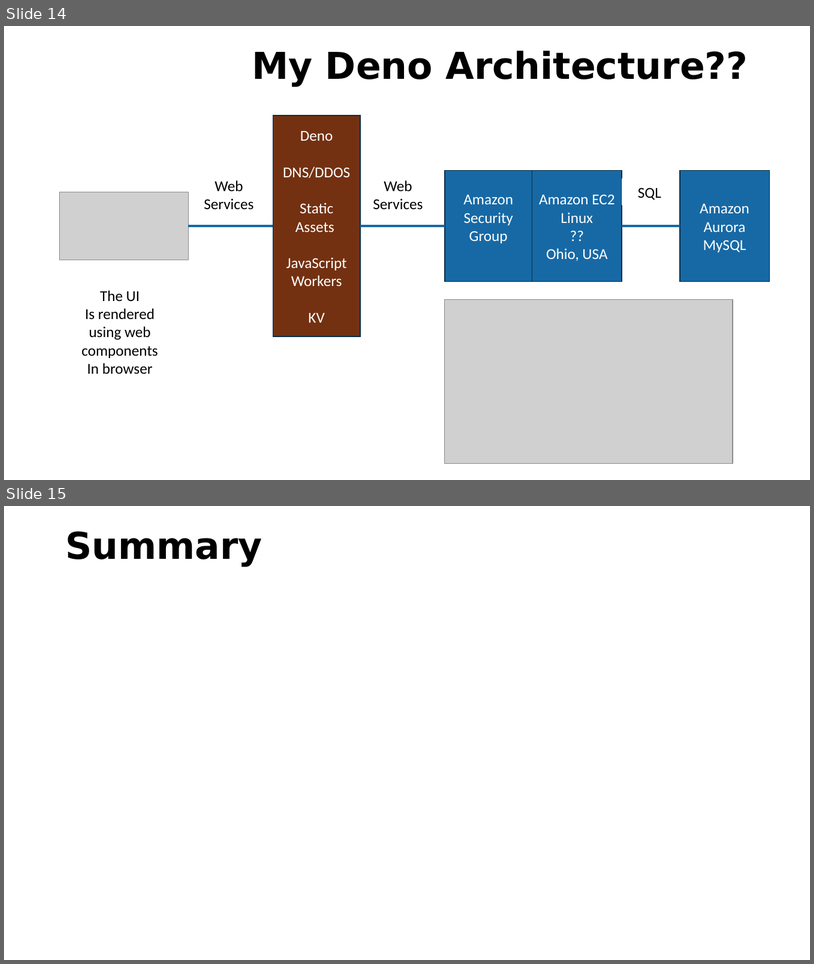
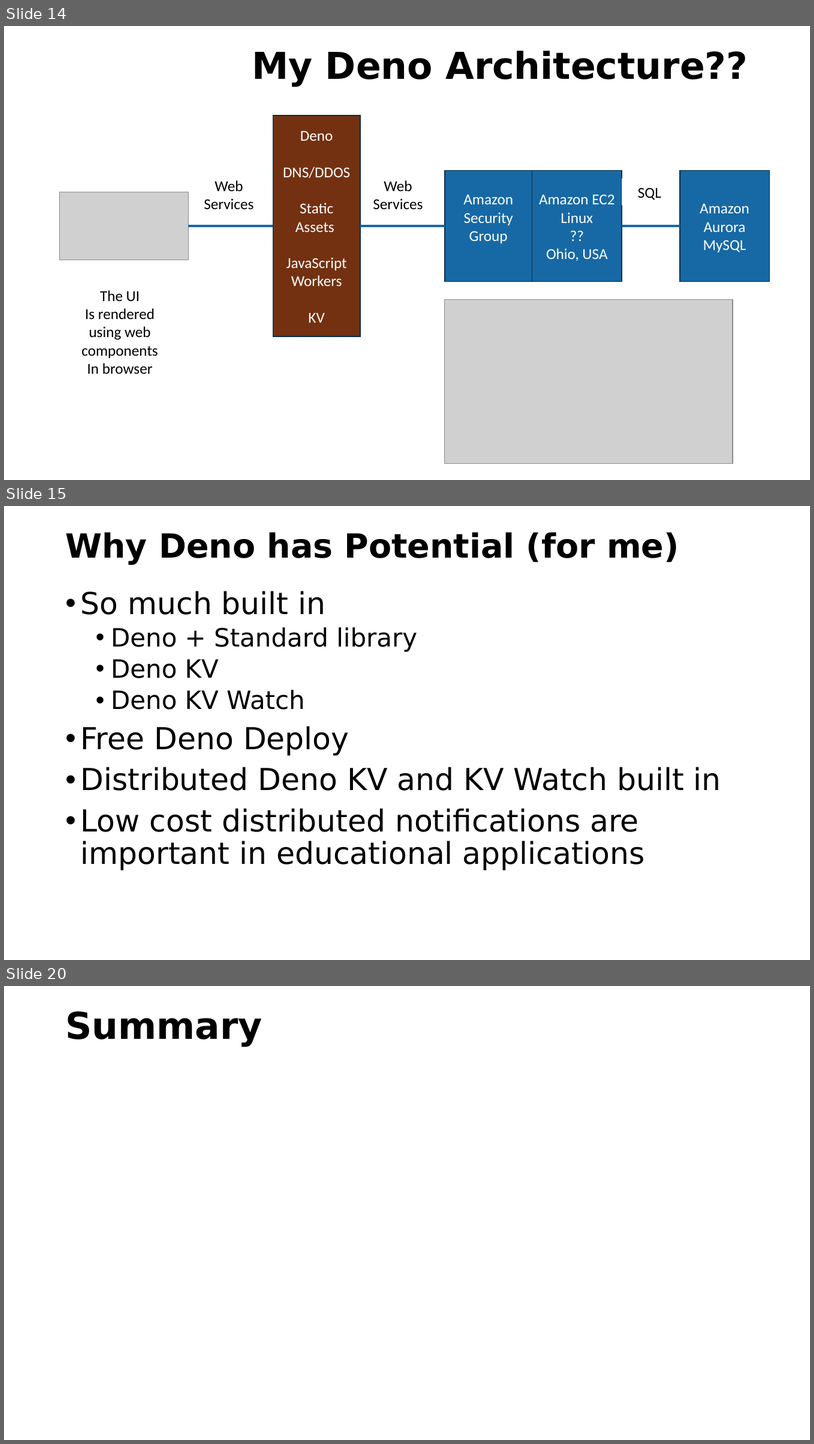
Before and after one commit to csev/pg4e, a slide deck: lectures/07-DenoKV.pptx. Shown one above the other, each under a label of ours: slides 14 and 15 before the commit, slides 14, 15 and 20 after it; the slides between them are not shown. The pictures are 814x964 and 814x1444 pixels, drawn with LibreOffice and Linux fonts; fonts in the diff are those of the drawing; grey boxes stand for pictures. Boxes give left, top, right and bottom in pixels: in the first picture for what was removed or moved away, otherwise in the second. Text is boxed around its words. In the diff, an @@ line names an element or a change of style, - is before the commit and + after.

```diff
--- a/lectures/07-DenoKV.pptx
+++ b/lectures/07-DenoKV.pptx
@@ slide 15 added at [4,506,810,960], background #FFFFFF @@
@@ title added at [65,532,680,564], 39.6 pt, text #000000, bold @@
+Why Deno has Potential (for me)
@@ text added at [81,591,722,870], 36 pt, text #000000 @@
+• So much built in
+  • Deno + Standard library
+  • Deno KV
+  • Deno KV Watch
+• Free Deno Deploy
+• Distributed Deno KV and KV Watch built in
+• Low cost distributed notifications are important in educational applications
@@ what was slide 15 is now slide 20 @@
```
Also in this commit, not shown: 2 slides changed, 4 other slides added, 4 other files.
